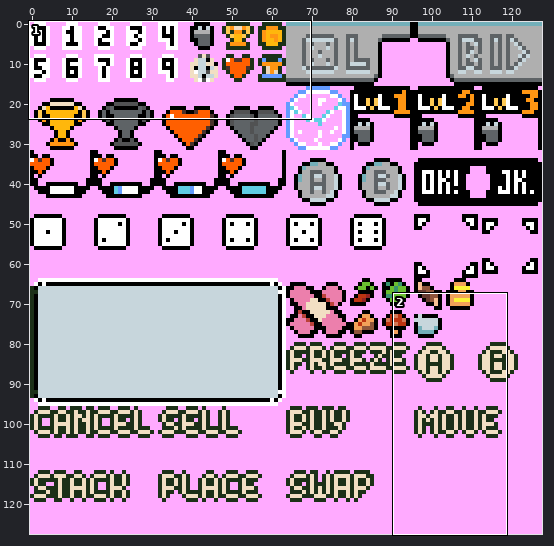
Two states of a pixel-art file, sprites/ui/ui.aseprite. The picture above shows the old version from afar; the outline marks the close-up.
Close-up. Earlier state:
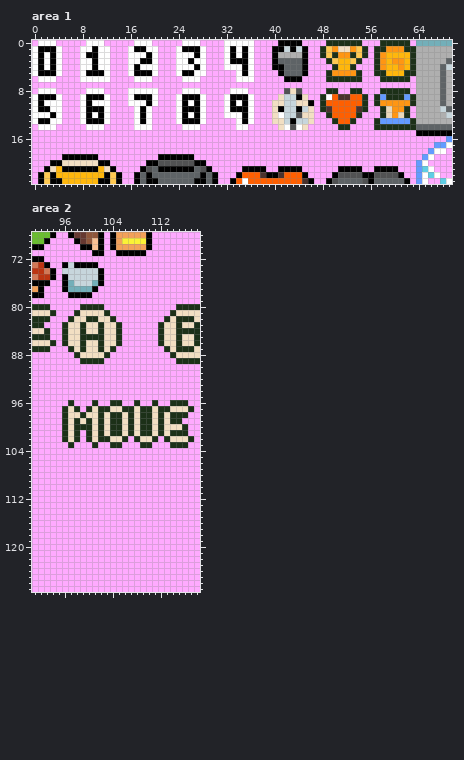
128x128 pixels, 1 frame. Shown: area 1: x 0..69, y 0..23; area 2: x 91..118, y 68..127.
The same view after the edit:
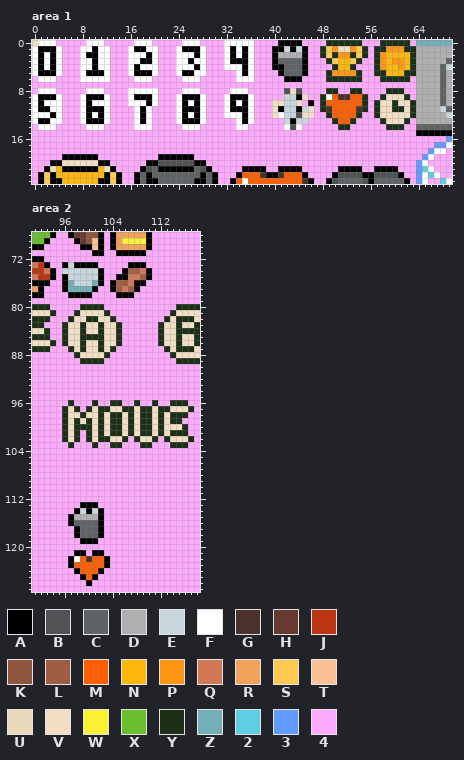
Palette (. is transparent): A #000000  B #515253  C #5e6366  D #afafaf  E #c7d6dc  F #ffffff  G #4a322d  H #663931  J #bc3411  K #8f563b  L #a05d43  M #ff5f00  N #ffb70c  P #ff9613  Q #d27856  R #f2a159  S #ffc952  T #f9c194  U #ebd9bb  V #f2dfc3  W #fbf236  X #6abe30  Y #1c3018  Z #73afb9  2 #5fcde4  3 #639bff  4 #ffaaff
From old to new:
Area 1, layer "Layer 2":
Colour V gives way to colour 4 in row 9 at x 41; in row 10 at x 45; in row 13 at x 40 to 41 and 46; in row 14 at x 41 and 45.
Colour Y gives way to colour 4 in row 8 at x 58 and 62; in row 9 at x 57 and 63; in row 13 at x 57 and 63; in row 14 at x 57 to 58 and 62 to 63.
Colour 3 gives way to colour V in row 13 at x 59 to 61.
Colour 4 gives way to colour V in row 0 at x 0.
Colour P gives way to colour V in row 10 at x 58 to 59 and 61 to 62; in row 12 at x 60.
Colour U gives way to colour V in row 11 at x 59; in row 12 at x 59 and 61.
Colour Y gives way to colour V in row 9 at x 59 to 61; in rows 11 to 12 at x 58 and 62.
Colour 3 gives way to colour Y in row 9 at x 58 and 62; in row 13 at x 58 and 62.
Colour 4 gives way to colour Y in rows 11 to 12 at x 57 and 63.
Colour P gives way to colour Y in row 10 at x 60; in row 11 at x 60 to 61.
Area 2, layer "Layer 2":
Colour 4 gives way to colour A in row 73 at x 107 to 109; in row 74 at x 106 and 110; in row 75 at x 105 to 106 and 110; in row 76 at x 104 and 108 to 109; in row 77 at x 104 and 108; in row 78 at x 105 to 107.
Colour 4 gives way to colour A in row 113 at x 99 to 101; in row 114 at x 98, 100 and 102; in rows 115 to 116 at x 97 and 102; in rows 117 to 118 at x 98 and 102; in row 119 at x 99 to 101; in row 121 at x 98 to 99 and 101 to 102.
Colour 4 gives way to colour A in rows 122 to 123 at x 97 and 103; in row 124 at x 98 and 102; in row 125 at x 99 and 101; in row 126 at x 100.
Colour 4 gives way to colour C in row 116 at x 98 to 101; in rows 117 to 118 at x 99 to 101.
Colour 4 gives way to colour D in row 115 at x 98 to 101.
Colour 4 gives way to colour E in row 114 at x 99 and 101.
Colour 4 gives way to colour F in row 122 at x 98.
Colour 4 gives way to colour G in row 122 at x 100.
Colour 4 gives way to colour L in row 74 at x 107 to 108; in row 75 at x 109; in row 76 at x 105 to 106; in row 77 at x 105 and 107.
Colour 4 gives way to colour M in row 122 at x 99 and 101 to 102; in row 123 at x 98 to 102; in row 124 at x 99 to 101; in row 125 at x 100.
Colour 4 gives way to colour Q in row 74 at x 109; in row 75 at x 107 to 108; in row 76 at x 107; in row 77 at x 106.
